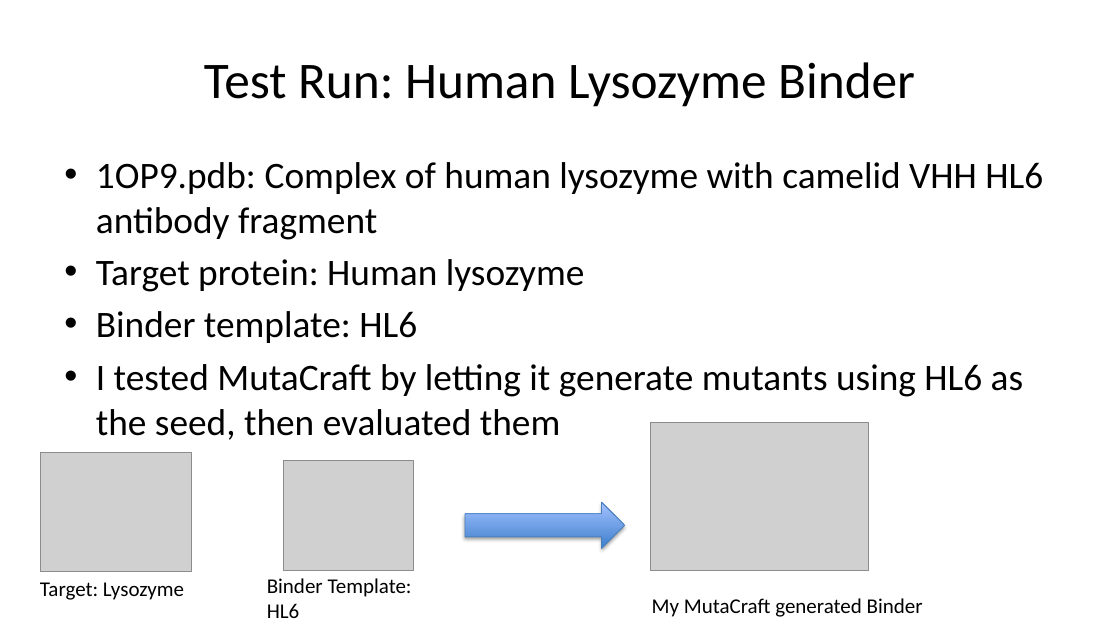
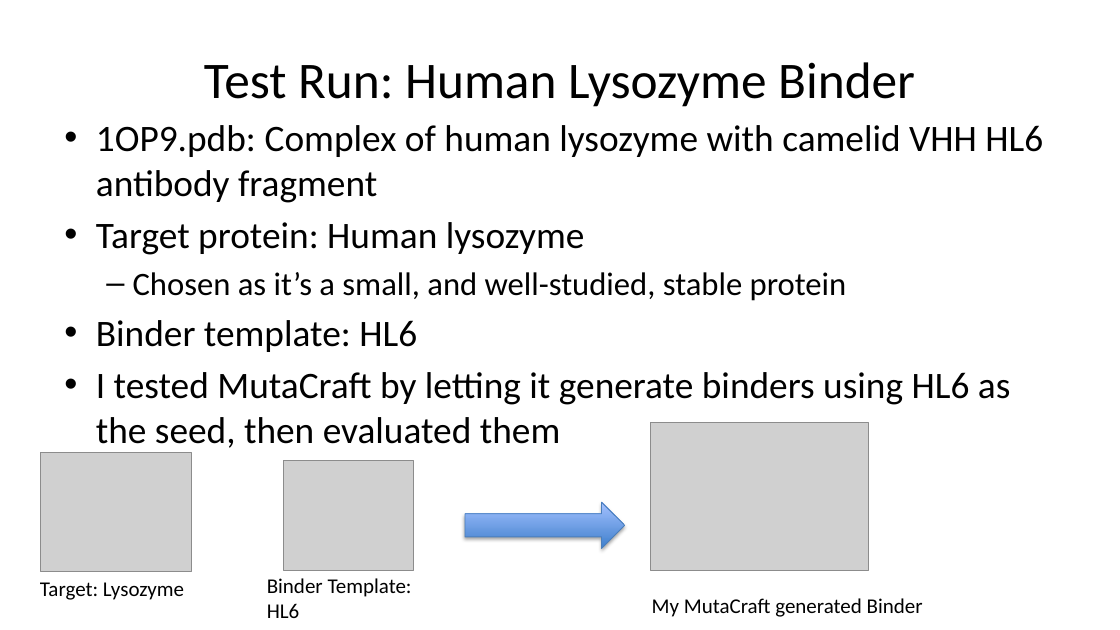
Before and after one commit to kaylertee/ActiveTargeting, a slide deck: slide 4 of Presentations/MutaCraft Presentation.pptx. Drawn at 1120x630 pixels with LibreOffice and Linux fonts; fonts in the diff are those of the drawing; grey boxes stand for pictures. Boxes give left, top, right and bottom in pixels: in the first picture for what was removed or moved away, otherwise in the second. Text is boxed around its words. In the diff, an @@ line names an element or a change of style, - is before the commit and + after.

```diff
--- a/Presentations/MutaCraft Presentation.pptx
+++ b/Presentations/MutaCraft Presentation.pptx
@@ text "1OP9.pdb: Complex of human lysozyme ...": place and size @@
-text "1OP9.pdb: Complex of human lysozyme ..." at [96, 162, 1043, 440]
+text "1OP9.pdb: Complex of human lysozyme ..." at [96, 125, 1043, 453]
@@ text at [133, 272, 847, 301]: paragraph added @@
+  – Chosen as it’s a small, and well-studied, stable protein
@@ text at [96, 372, 1010, 453]: text changed @@
-• I tested MutaCraft by letting it generate mutants using HL6 as the seed, then evaluated them
+• I tested MutaCraft by letting it generate binders using HL6 as the seed, then evaluated them
```
Also in this commit, not shown: 13 other slides changed, 2 slides added, 2 slides removed.
